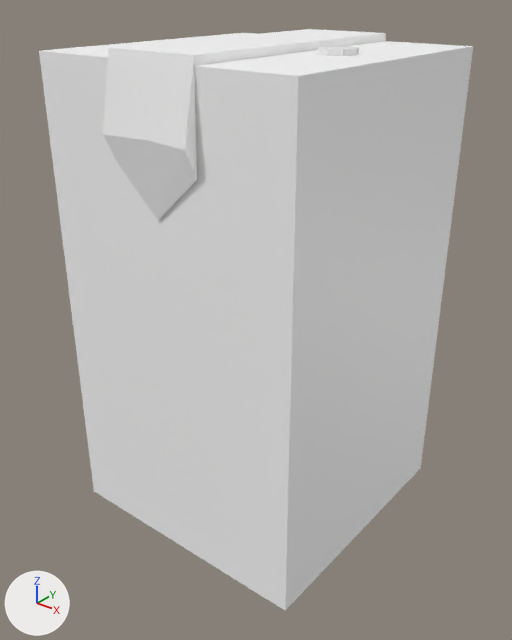
The glTF model assets/objects/Beverages/Orange Juice/Orange Juice.glb: old version first, new version second.
Camera for both pictures: a 50 mm camera at (2.05, -2.61, 2.2) aimed at (0.02, -0.07, 0.63). Every picture has the same lights, and +X, +Y and +Z are marked at lower left. The picture after the commit comes second. Where no turn or scale is listed for an object, it has been applied to the vertices. Vertices at exactly the same position are counted once.

Script lines for the objects in view, before the commit:
```python
mat_material = principled_material('Material')
mat_material.base_color = (1.0, 1.0, 1.0)  # white #ffffff
me_cube = bpy.data.meshes.new('Cube')
me_cube.from_pydata(...)  # 38 vertices, 72 faces; spans x -0.68..0.68, y -0.74..0.73, z -0.44..1.95
me_cube.materials.append(mat_material)  # white #ffffff
ob_cube = bpy.data.objects.new('Cube', me_cube)
ob_cube.location = (0.0, 0.0, 0.0)
```
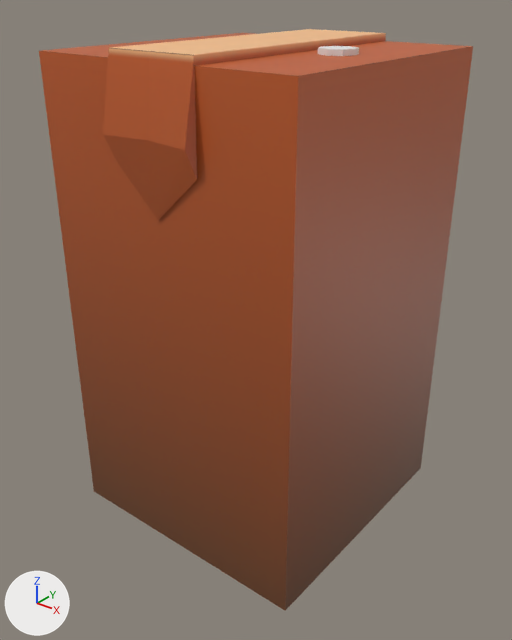
What differs and where, as boxes [x1, y1, x2, y2] in the pictures (512 x 640 px):
'Cube', surface changed (white to brown)
    both: [39, 29, 473, 611]

The edits, one by one:
Picture 'Base Juice Texture' (img_base_juice_texture) is new.
In material 'Material' (mat_material), base_color is no longer (1.0, 1.0, 1.0), white #ffffff.
In material 'Material' (mat_material), texture is now set to img_base_juice_texture.
me_cube has 38 vertices, 72 faces and spans x -0.68..0.68, y -0.74..0.73, z -0.44..1.95.
me_cube is used by ob_cube; location (0.0, 0.0, 0.0).
me_cube part 1: texture (UV) coordinates of 72 of 72 faces, centred in x -0.68..0.68, y -0.71..0.7, z -0.44..1.95, changed; they spanned u 0.12..0.88, v 0.0..1.0 and now span u 0.0..0.96, v 0.0..1.0.
